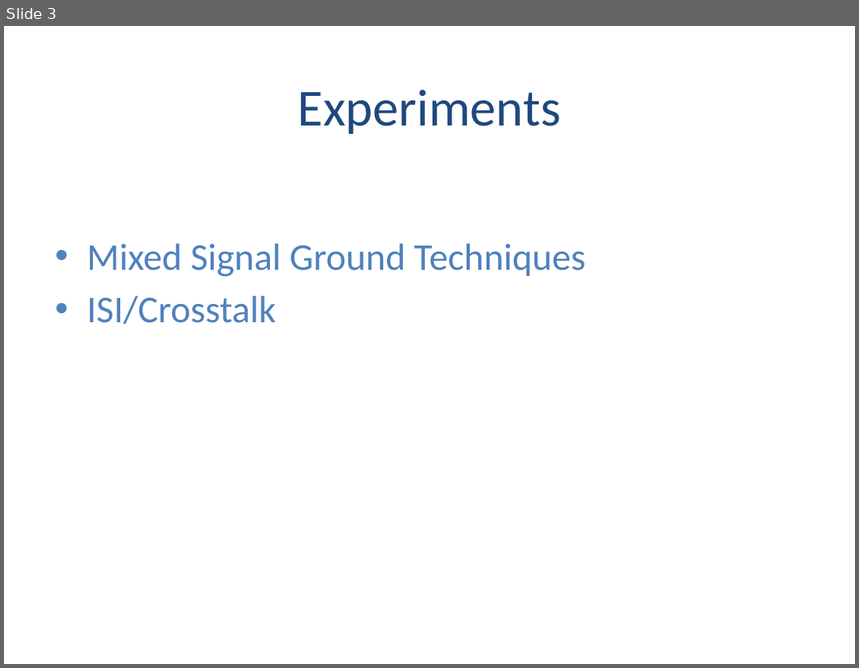
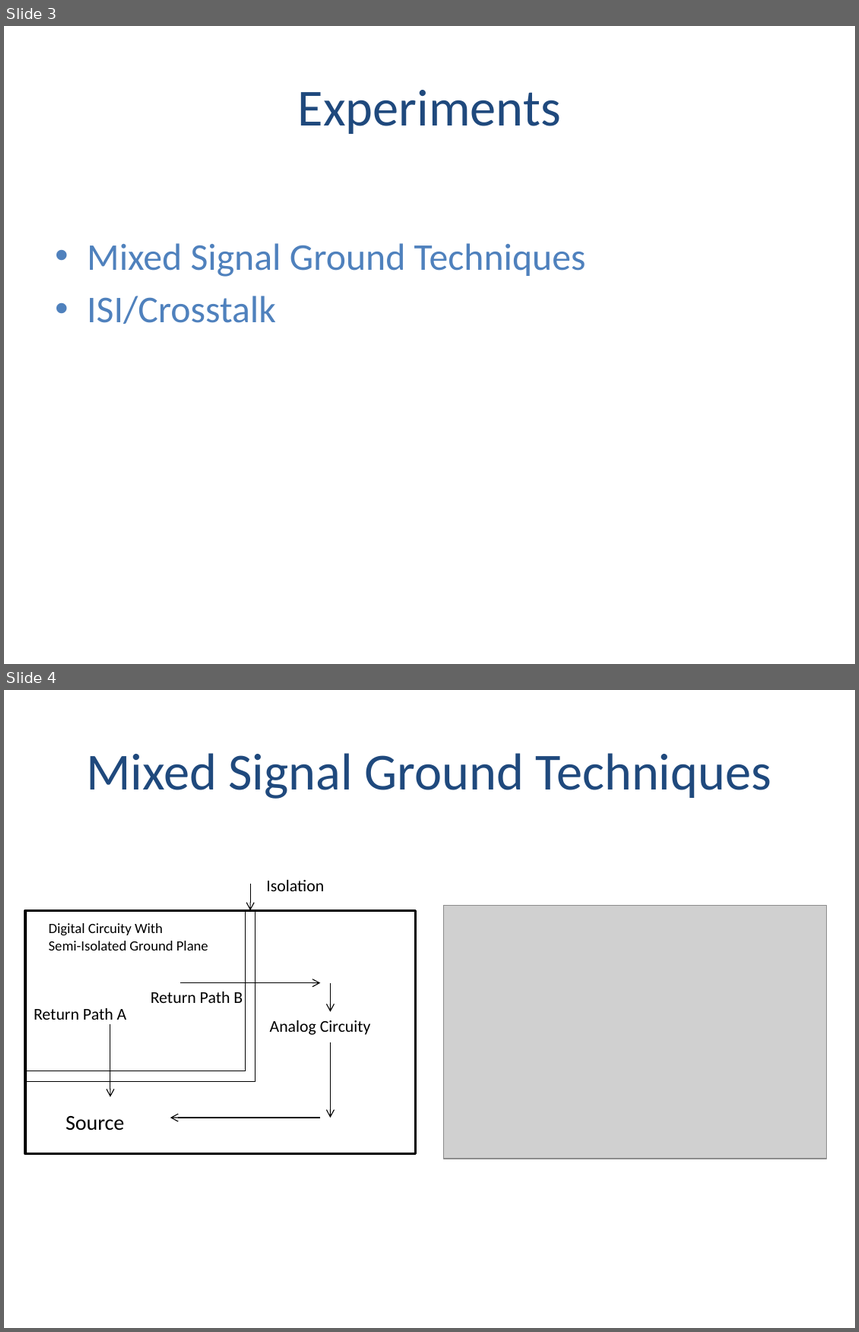
Before and after one commit to BrandonTowell/Capstone-Team-12, a slide deck: Documentation/T12 Final Presentation.pptx. Shown one above the other, each under a label of ours: slide 3 before the commit, slides 3 and 4 after it. The pictures are 859x668 and 859x1332 pixels, drawn with LibreOffice and Linux fonts; fonts in the diff are those of the drawing; grey boxes stand for pictures. Boxes give left, top, right and bottom in pixels: in the first picture for what was removed or moved away, otherwise in the second. Text is boxed around its words. In the diff, an @@ line names an element or a change of style, - is before the commit and + after.

```diff
--- a/Documentation/T12 Final Presentation.pptx
+++ b/Documentation/T12 Final Presentation.pptx
@@ slide 4 added at (4,690,855,1328), background #FFFFFF @@
@@ title added at (86,753,772,799), 44 pt, text #1F497D @@
+Mixed Signal Ground Techniques
@@ group added at (25,880,415,1154): 6 texts, 6 arrows, 4 lines, 1 rectangle @@
+Digital Circuity With
+Semi-Isolated Ground Plane
+Return Path A
+Return Path B
+Analog Circuity
+Source
+Isolation
@@ picture added at (444,905,827,1159) @@
```
Also in this commit, not shown: 8 slides changed, 3 other slides added, 4 slides removed.
